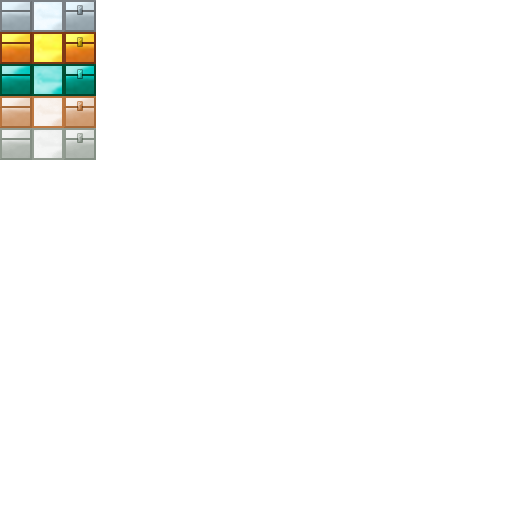
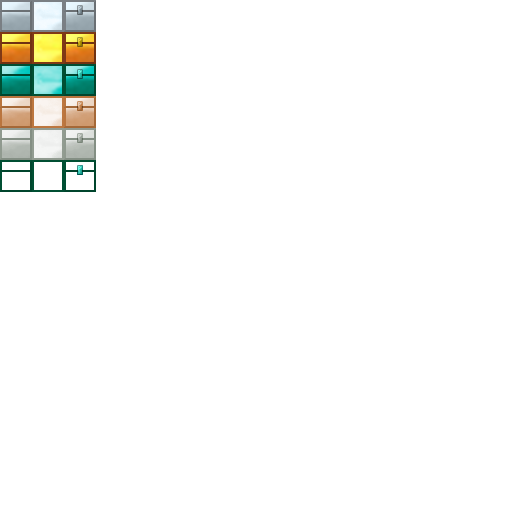
Comparing the layer stacks of the two w=512, h=512 images. Changes:
added layer "sideCrystalChestTexture.png" above "topCrystalChestTexture.png" over [0,160,32,192]
added layer "topCrystalChestTexture.png" above "frontCrystalChestTexture.png" over [32,160,64,192]
added layer "frontCrystalChestTexture.png" over [64,160,96,192]
